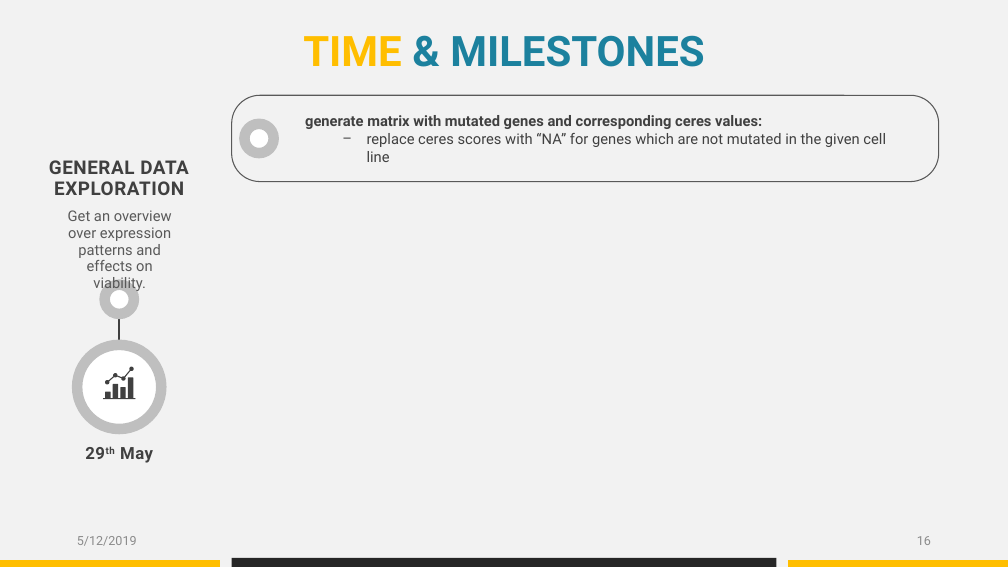
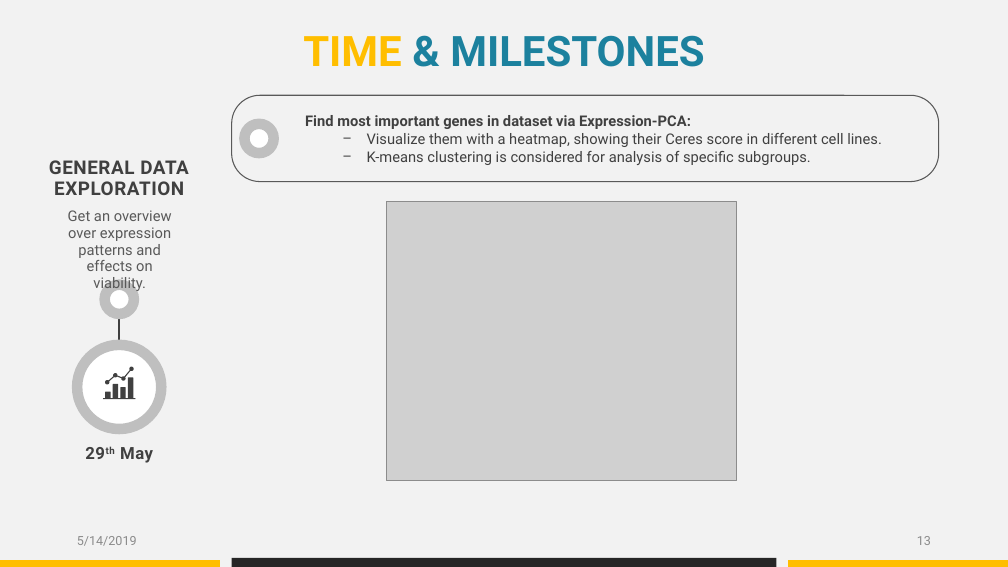
Before and after one commit to datascience-mobi/group-04-project-1-4, a slide deck: slide 13 of Project proposal_presentation_V1.pptx (slide 16 before the commit). Drawn at 1008x567 pixels with LibreOffice and Linux fonts; fonts in the diff are those of the drawing; grey boxes stand for pictures. Boxes give left, top, right and bottom in pixels: in the first picture for what was removed or moved away, otherwise in the second. Text is boxed around its words. In the diff, an @@ line names an element or a change of style, - is before the commit and + after.

```diff
--- a/Project proposal_presentation_V1.pptx
+++ b/Project proposal_presentation_V1.pptx
@@ text at (305, 115, 882, 165): text changed @@
-generate matrix with mutated genes and corresponding ceres values:
-  − replace ceres scores with “NA” for genes which are not mutated in the given cell line
+Find most important genes in dataset via Expression-PCA:
+  − Visualize them with a heatmap, showing their Ceres score in different cell lines.
+  − K-means clustering is considered for analysis of specific subgroups.
@@ picture added at (386, 201, 737, 481) @@
@@ text at (77, 536, 137, 546): text changed @@
-5/12/2019
+5/14/2019
@@ page number at (917, 536, 931, 545): text changed @@
-16
+13
```
Also in this commit, not shown: 17 other slides changed, 3 slides added, 11 slides removed.
